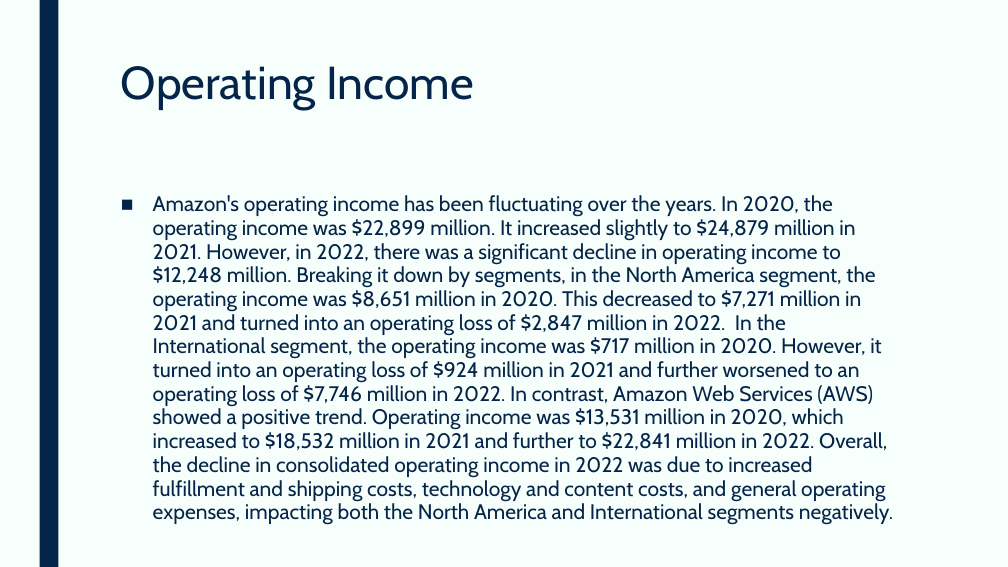
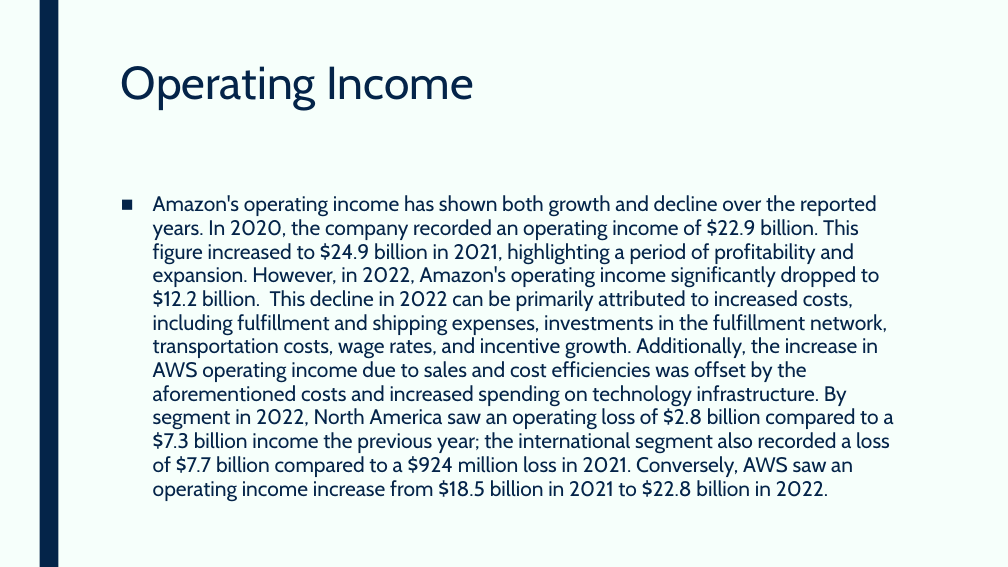
Before and after one commit to devangovind/AMUCLDISS, a slide deck: slide 5 of fastapi-backend/app/pres/output.pptx (slide 3 before the commit). Drawn at 1008x567 pixels with LibreOffice and Linux fonts; fonts in the diff are those of the drawing. Boxes give left, top, right and bottom in pixels: in the first picture for what was removed or moved away, otherwise in the second. Text is boxed around its words. In the diff, an @@ line names an element or a change of style, - is before the commit and + after.

```diff
--- a/fastapi-backend/app/pres/output.pptx
+++ b/fastapi-backend/app/pres/output.pptx
@@ text at (x1=153, y1=195, x2=894, y2=497): text changed @@
-■ Amazon's operating income has been fluctuating over the years. In 2020, the operating income was $22,899 million. It increased slightly to $24,879 million in 2021. However, in 2022, there was a significant decline in operating income to $12,248 million. Breaking it down by segments, in the North America segment, the operating income was $8,651 million in 2020. This decreased to $7,271 million in 2021 and turned into an operating loss of $2,847 million in 2022. In the International segment, the operating income was $717 million in 2020. However, it turned into an operating loss of $924 million in 2021 and further worsened to an operating loss of $7,746 million in 2022. In contrast, Amazon Web Services (AWS) showed a positive trend. Operating income was $13,531 million in 2020, which increased to $18,532 million in 2021 and further to $22,841 million in 2022. Overall, the decline in consolidated operating income in 2022 was due to increased fulfillment and shipping costs, technology and content costs, and general operating expenses, impacting both the North America and International segments negatively.
+■ Amazon's operating income has shown both growth and decline over the reported years. In 2020, the company recorded an operating income of $22.9 billion. This figure increased to $24.9 billion in 2021, highlighting a period of profitability and expansion. However, in 2022, Amazon's operating income significantly dropped to $12.2 billion. This decline in 2022 can be primarily attributed to increased costs, including fulfillment and shipping expenses, investments in the fulfillment network, transportation costs, wage rates, and incentive growth. Additionally, the increase in AWS operating income due to sales and cost efficiencies was offset by the aforementioned costs and increased spending on technology infrastructure. By segment in 2022, North America saw an operating loss of $2.8 billion compared to a $7.3 billion income the previous year; the international segment also recorded a loss of $7.7 billion compared to a $924 million loss in 2021. Conversely, AWS saw an operating income increase from $18.5 billion in 2021 to $22.8 billion in 2022.
```
Also in this commit, not shown: 5 other slides changed, 2 slides added, 2 slides removed, 3 other files.
